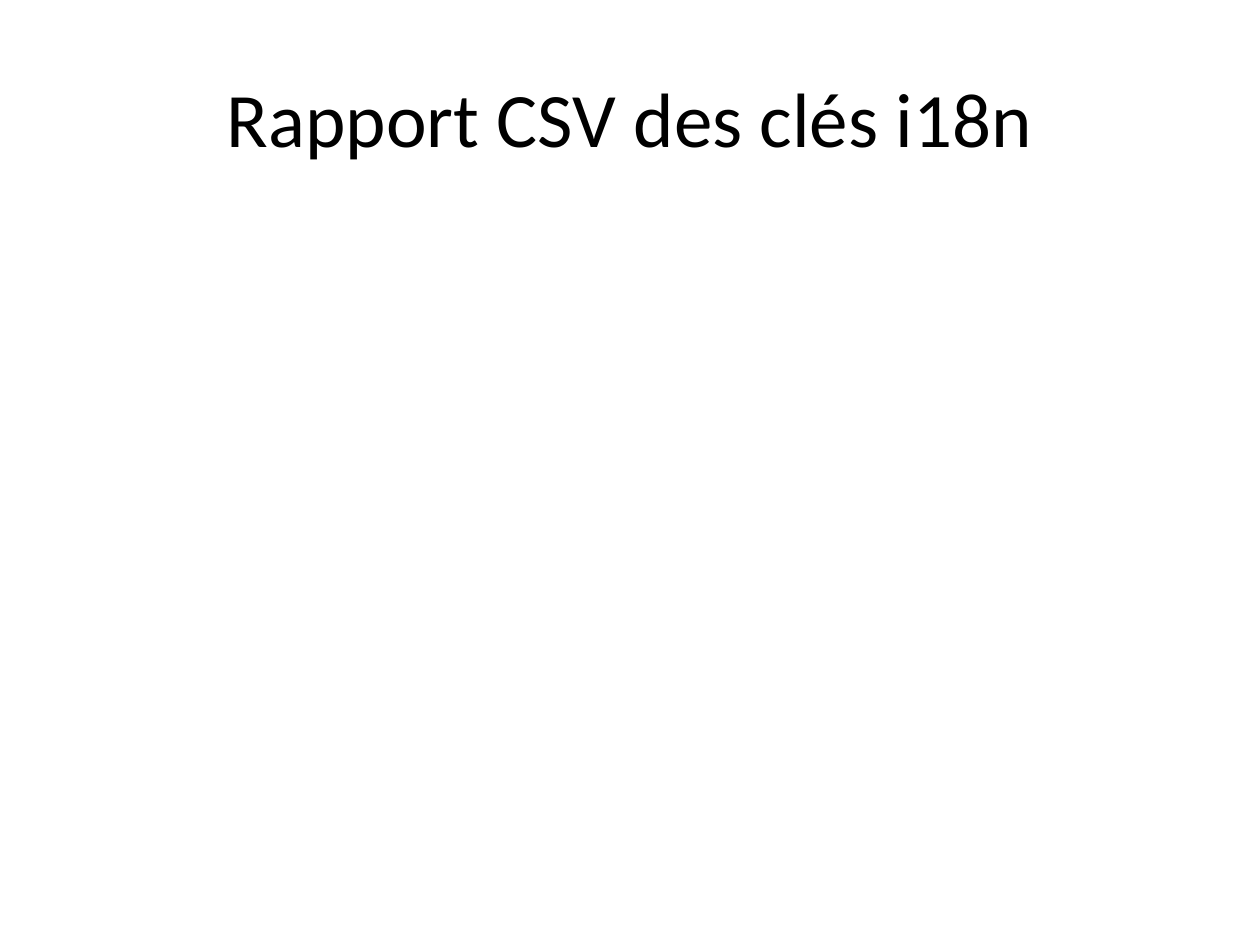
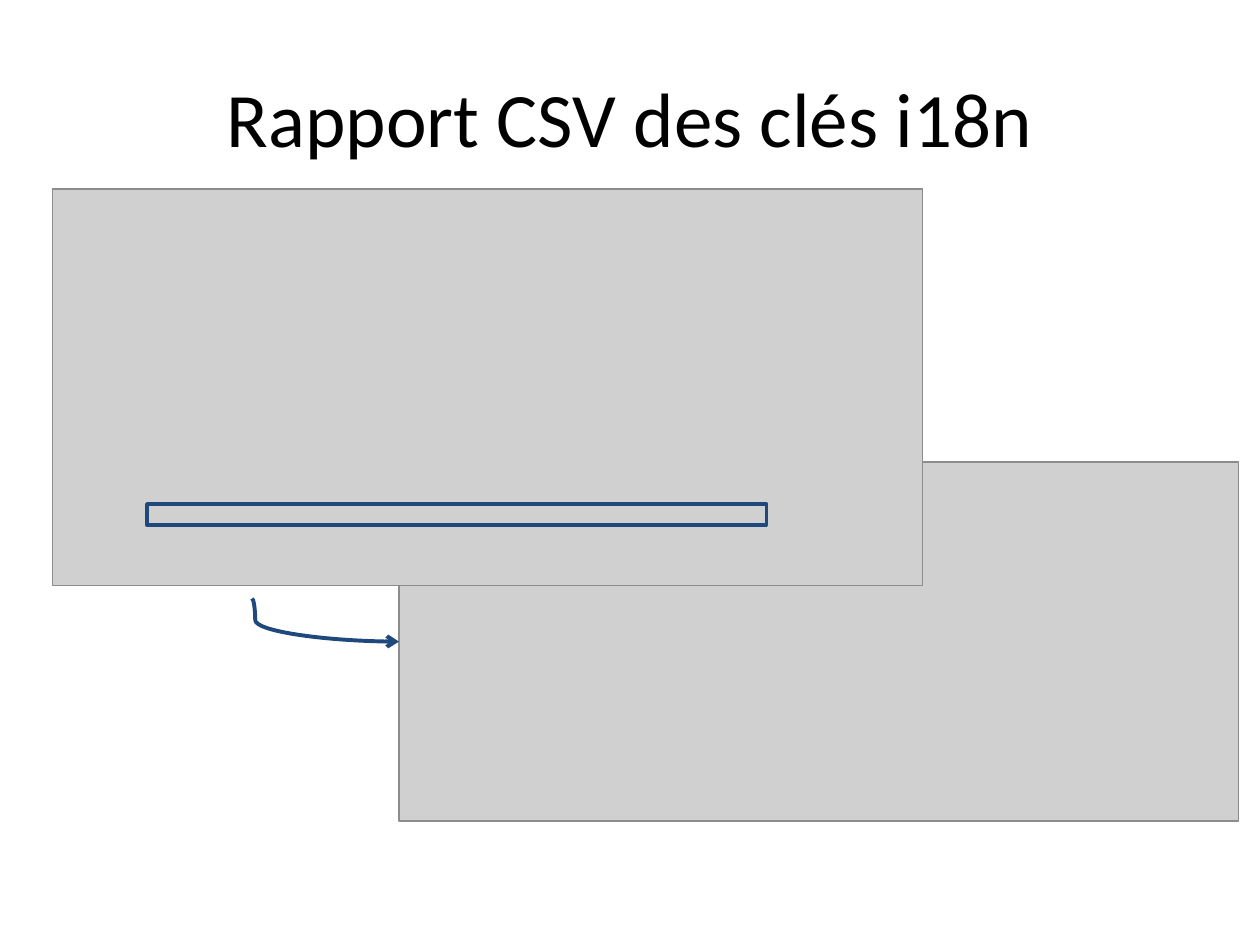
Before and after one commit to dbaeli/ez18n, a slide deck: slide 10 of ez18n-slides/ez18n_hands_on.pptx (slide 9 before the commit). Drawn at 1260x945 pixels with LibreOffice and Linux fonts; fonts in the diff are those of the drawing; grey boxes stand for pictures; background and template pictures are left out. Boxes give left, top, right and bottom in pixels: in the first picture for what was removed or moved away, otherwise in the second. Text is boxed around its words. In the diff, an @@ line names an element or a change of style, - is before the commit and + after.

```diff
--- a/ez18n-slides/ez18n_hands_on.pptx
+++ b/ez18n-slides/ez18n_hands_on.pptx
@@ picture added at (53,189,924,586) @@
@@ picture added at (399,462,1239,822) @@
@@ rectangle added at (147,504,767,525), outline #1F497D 2 pt @@
@@ curved arrow added from (252, 598) to (399, 641), #1F497D 2.25 pt @@
```
Also in this commit, not shown: 12 other slides changed, 4 slides added, 1 slide removed, 14 other files.
